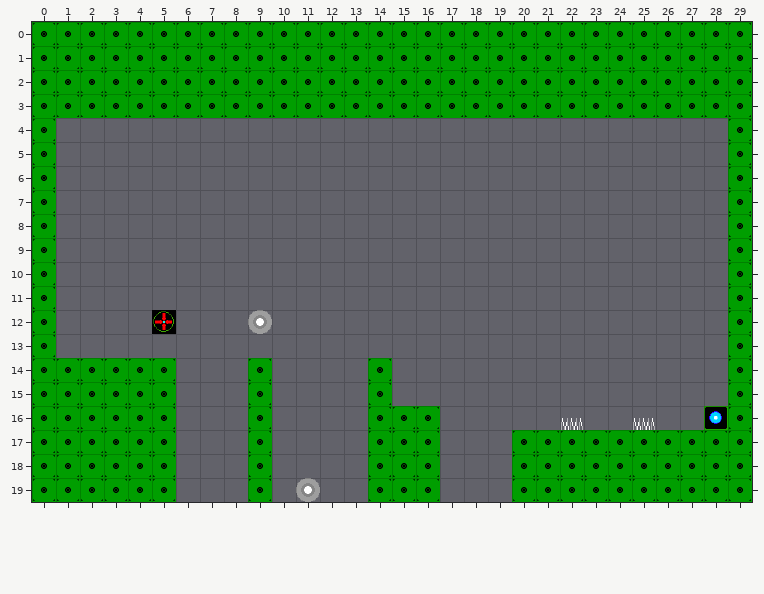
A Tiled map gets an edit: tiled/maps/level1.tmx. Above is the file before it was changed.
Cells are 32x32 px. Shown: x 0..29, y 0..19.
The result:
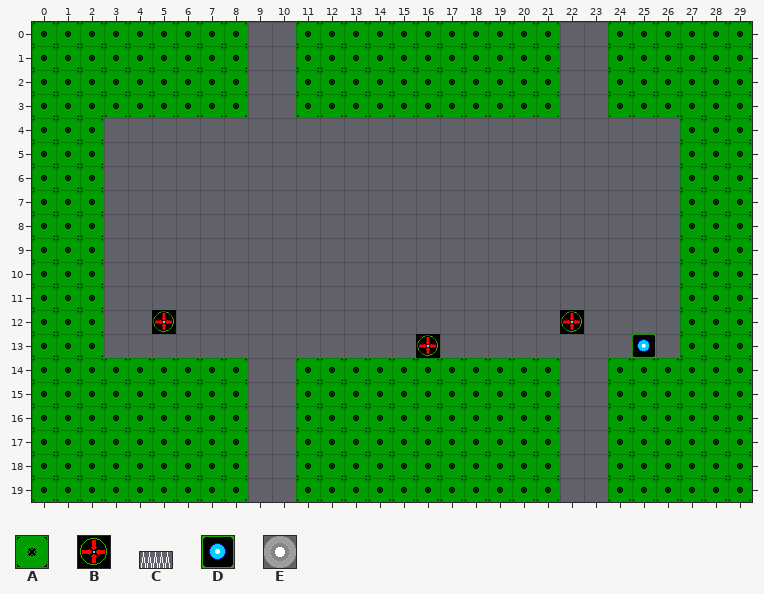
Key: from "Props": A 0 "Tile", B 1 "Placeholder", C 3 "Spike", D 4 "Goal", E 5 "Saw".
_ is an empty cell, . an unchanged one.
Objects are placed by their top-left corner, in cells (3,4 is the top-left corner of cell 3,4); size is 1x1 cell unless given.
Tiles of an added or newly shown layer are drawn over the layers below it.
Commit: Added trigger class
The exact change:
--- layer "Layout"
@@ x 1..28 @@
- 0 ........AA...........AA.....
- 1 ........AA...........AA.....
- 2 ........AA...........AA.....
- 3 ........AA...........AA.....
- 4 __........................__
- 5 __........................__
- 6 __........................__
- 7 __........................__
- 8 __........................__
- 9 __........................__
-10 __........................__
-11 __........................__
-12 __........................__
-13 __........................__
-14 .....___A.___....____.._____
-15 .....___A.___....____.._____
-16 .....___A.___....____.._____
-17 .....___A.___....__..AA.....
-18 .....___A.___....__..AA.....
-19 .....___A.___....__..AA.....
+ 0 ........__...........__.....
+ 1 ........__...........__.....
+ 2 ........__...........__.....
+ 3 ........__...........__.....
+ 4 AA........................AA
+ 5 AA........................AA
+ 6 AA........................AA
+ 7 AA........................AA
+ 8 AA........................AA
+ 9 AA........................AA
+10 AA........................AA
+11 AA........................AA
+12 AA........................AA
+13 AA........................AA
+14 .....AAA_.AAA....AAAA..AAAAA
+15 .....AAA_.AAA....AAAA..AAAAA
+16 .....AAA_.AAA....AAAA..AAAAA
+17 .....AAA_.AAA....AA..__.....
+18 .....AAA_.AAA....AA..__.....
+19 .....AAA_.AAA....AA..__.....
--- layer "Objects"
+B "Trigger" at 22,12
+D "Goal" at 25,13
+B "Trigger" at 16,13
-E "MoverSaw" at 9,12
-C "InviSpike" at 25,16.5 size 1x0.5
-C "Spike" at 22,16.5 size 1x0.5
-D "FakeGoal" at 28,16
-E "MoverSaw" at 11,19
--- layer "FakeTiles" (added)
@@ x 15..17 @@
-14 ___
-15 ___
-16 .._
-17 .._
-18 .._
-19 .._
+14 AAA
+15 AAA
+16 ..A
+17 ..A
+18 ..A
+19 ..A
Changed places in both pictures, as pixel boxes (x1, y1, x2, y2):
removed: (248, 22, 296, 118)
removed: (560, 22, 608, 118)
added: (56, 118, 104, 358)
changed: (392, 118, 728, 502)
removed: (248, 310, 272, 334)
changed: (176, 358, 272, 502)
changed: (296, 358, 368, 502)
